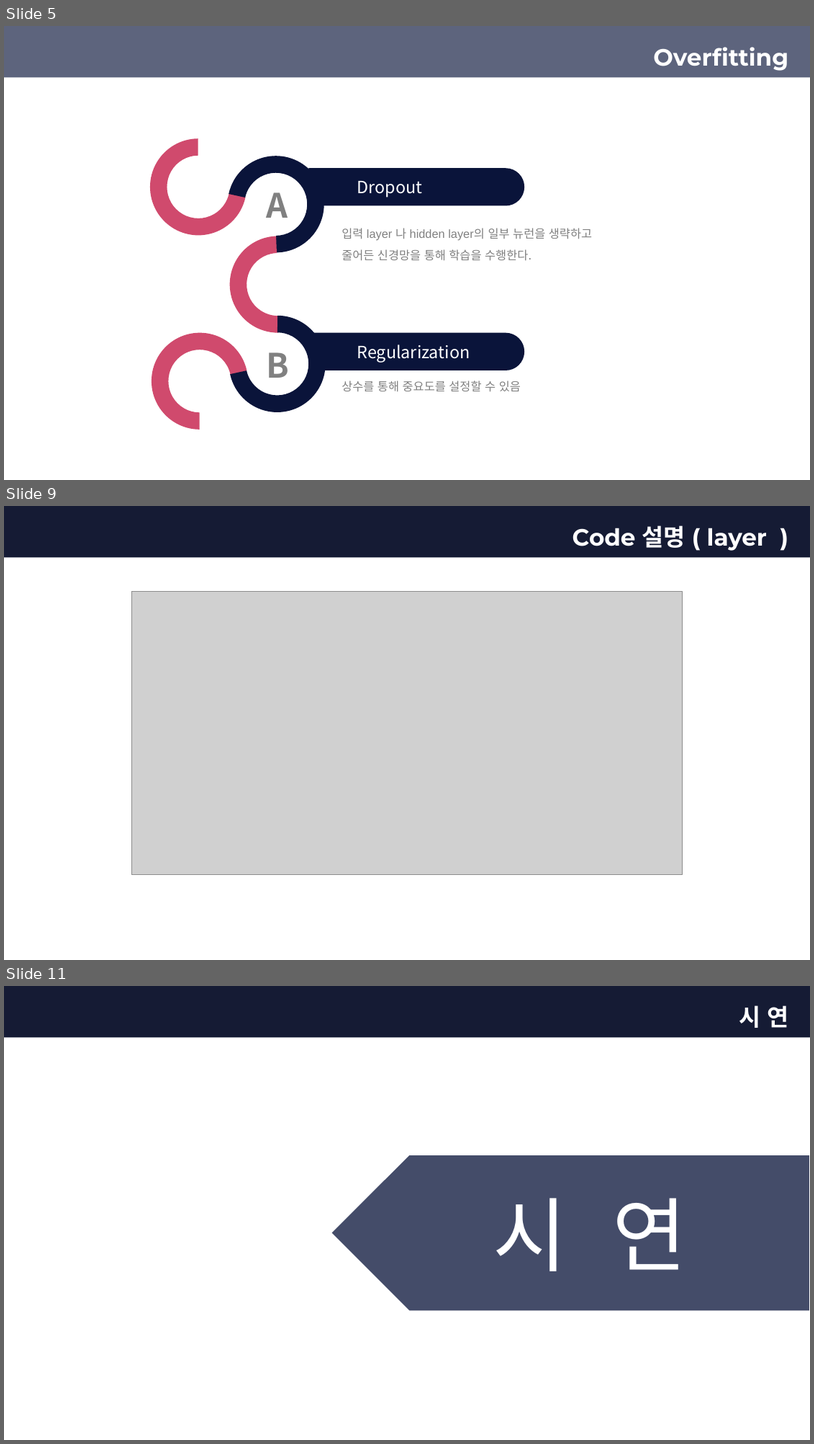
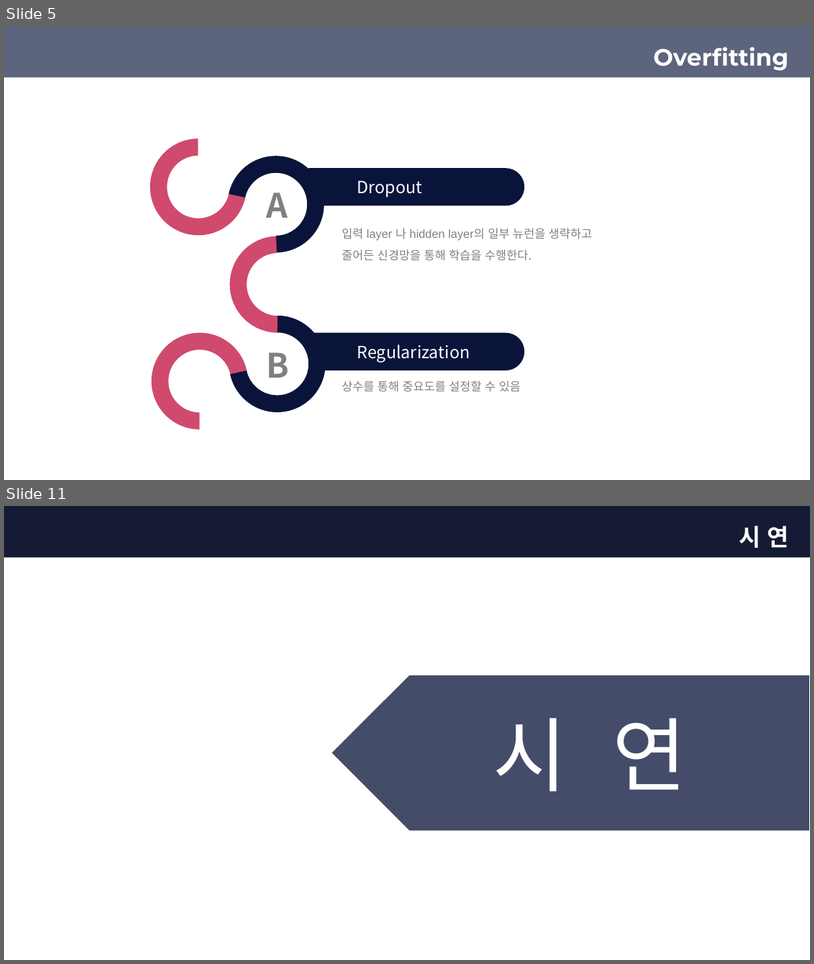
Before and after one commit to devGW/MNIST, a slide deck: ppt/인공지능 MNIST 발표(정건우).pptx. Shown one above the other, each under a label of ours: slides 5, 9 and 11 before the commit, slides 5 and 11 after it; the slides between them are not shown. The pictures are 814x1444 and 814x964 pixels, drawn with LibreOffice and Linux fonts; fonts in the diff are those of the drawing; grey boxes stand for pictures; background and template pictures are left out; a plain dark background stands for a picture behind light text. Boxes give left, top, right and bottom in pixels: in the first picture for what was removed or moved away, otherwise in the second. Text is boxed around its words. In the diff, an @@ line names an element or a change of style, - is before the commit and + after.

```diff
--- a/ppt/인공지능 MNIST 발표(정건우).pptx
+++ b/ppt/인공지능 MNIST 발표(정건우).pptx
@@ slide 9 removed at (4, 506, 810, 960), background picture (left out); not listed: 2 template elements that a slide beside it also shows @@
@@ title removed at (573, 525, 767, 551) @@
-Code 설명 ( layer )
@@ picture removed at (131, 591, 682, 875) @@
```
Also in this commit, not shown: 3 slides changed, 4 slides added, 3 other slides removed, 16 other files.
